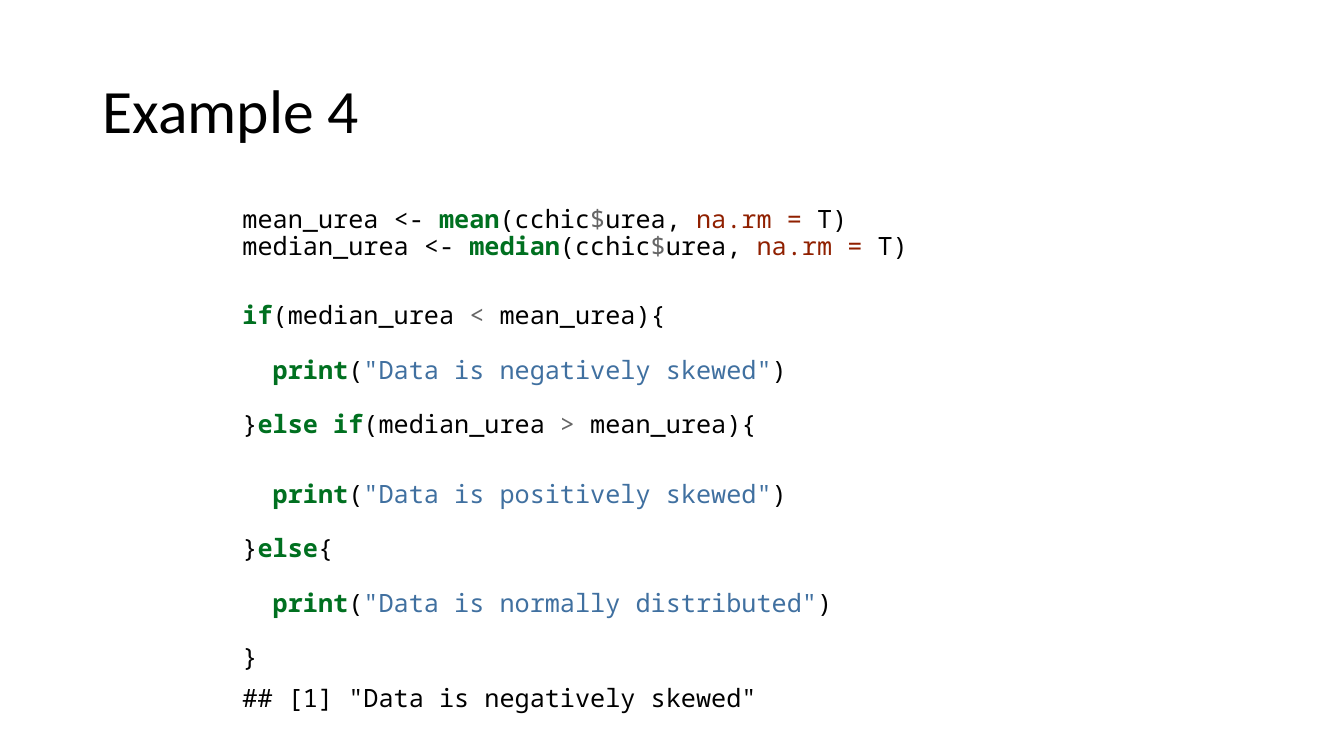
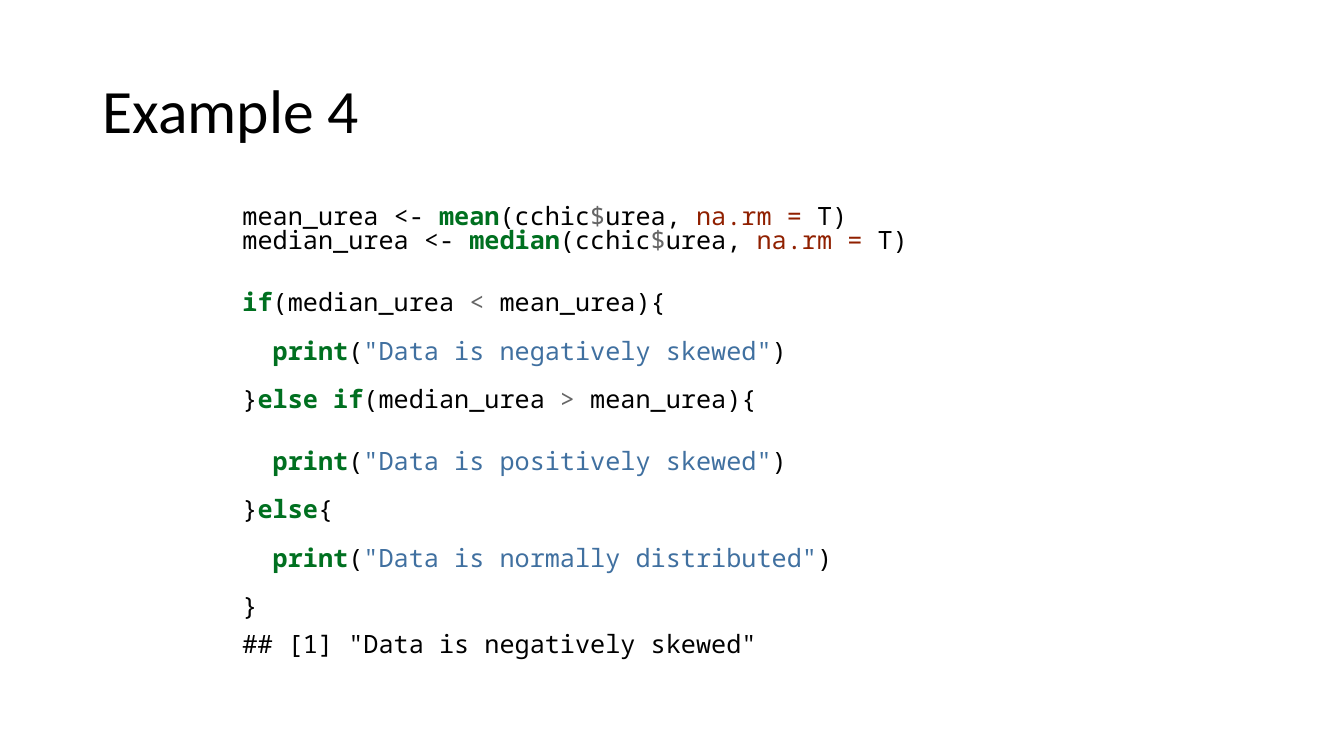
Before and after one commit to ClinicianCoders/ClinicianCoders, a slide deck: slide 19 of Workshops/Workshop6.pptx. Drawn at 1344x756 pixels with LibreOffice and Linux fonts; fonts in the diff are those of the drawing. Boxes give left, top, right and bottom in pixels: in the first picture for what was removed or moved away, otherwise in the second. Text is boxed around its words. In the diff, an @@ line names an element or a change of style, - is before the commit and + after.

```diff
--- a/Workshops/Workshop6.pptx
+++ b/Workshops/Workshop6.pptx
@@ text "mean_urea <- mean(cchic$urea, na.rm = ..." at [242, 206, 908, 659]: line spacing 0.9 to 0.8 @@
```
Also in this commit, not shown: 3 other slides changed, 1 slide added, 3 other files.
